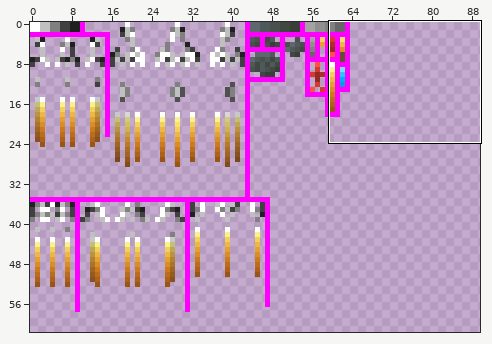
Sprite sheet: spriteSheet.png. The first picture is a wide view before the edit; the outline marks the close-up.
Close-up. The starting point:
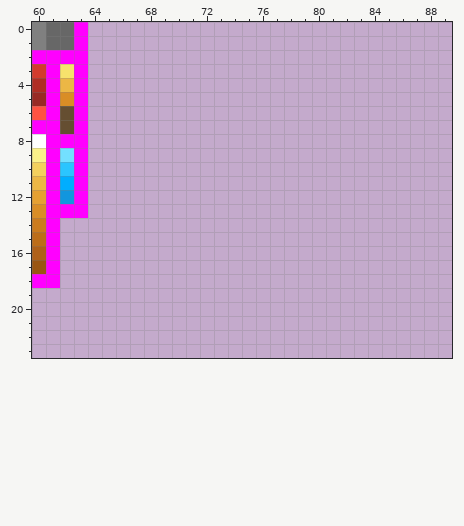
The file is 128x128 pixels. Colours within 5 levels of each other are drawn and written as one. Shown: x 60..89, y 0..23. The wide view leaves out empty margins.
And afterwards:
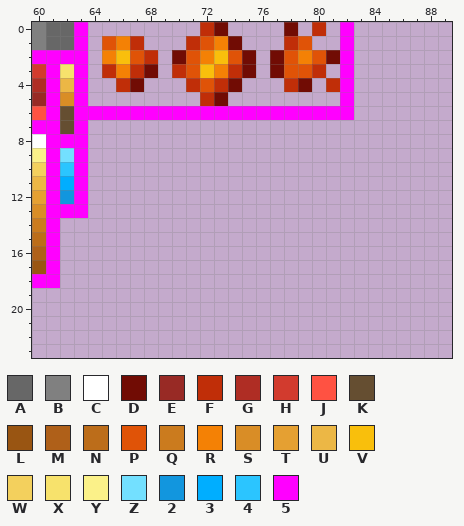
Palette (. is transparent): A #676767  B #808080  C #ffffff  D #710c04  E #982a25  F #c02e08  G #af2d24  H #d23b2e  J #ff5242  K #654e31  L #995512  M #af6019  N #bc6d1a  P #e05307  Q #cb7b1e  R #f48105  S #d98d26  T #e5a032  U #ecb745  V #f9bf0c  W #f3d05d  X #f7e26c  Y #fbf189  Z #73e0ff  2 #1296de  3 #00aeff  4 #2bc5ff  5 #ff00ff
Diff:
y 0: x 72..73 .. -> FD; x 78 . -> D; x 80 . -> F; x 82 . -> 5
y 1: x 65..67 ... -> PRF; x 71..74 .... -> FPRD; x 78..79 .. -> FP; x 82 . -> 5
y 2: x 65..68 .... -> RVPF; x 70..75 ...... -> DPRVPD; x 77..82 ...... -> DPRPD5
y 3: x 65..68 .... -> FRFD; x 70..75 ...... -> FPVRFD; x 77..80 .... -> DPPF; x 82 . -> 5
y 4: x 66..67 .. -> FD; x 71..74 .... -> FPFD; x 78..79 .. -> FD; x 81..82 .. -> F5
y 5: x 72..73 .. -> FD; x 82 . -> 5
y 6: x 64..82 ................... -> 5555555555555555555
